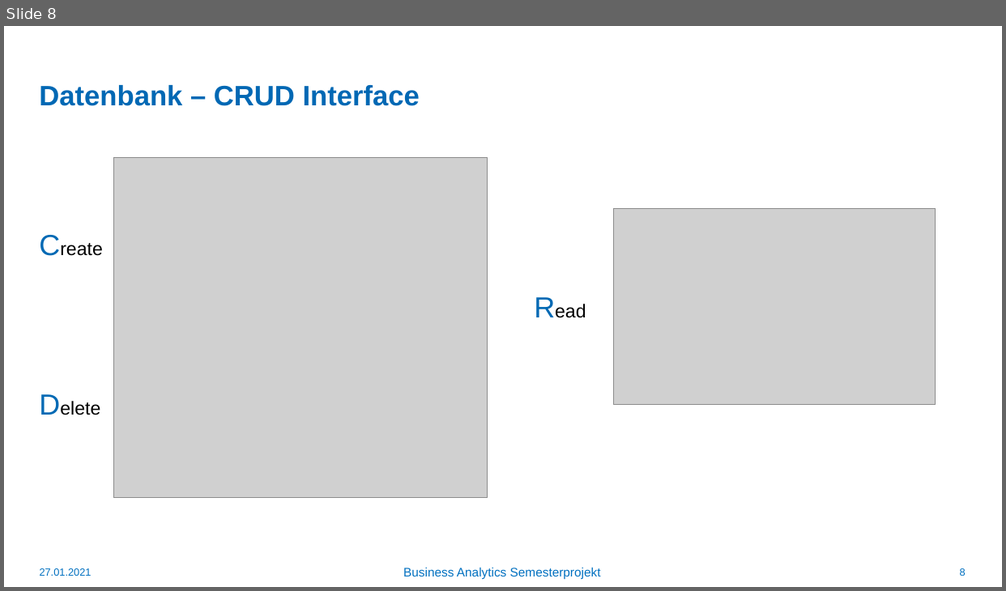
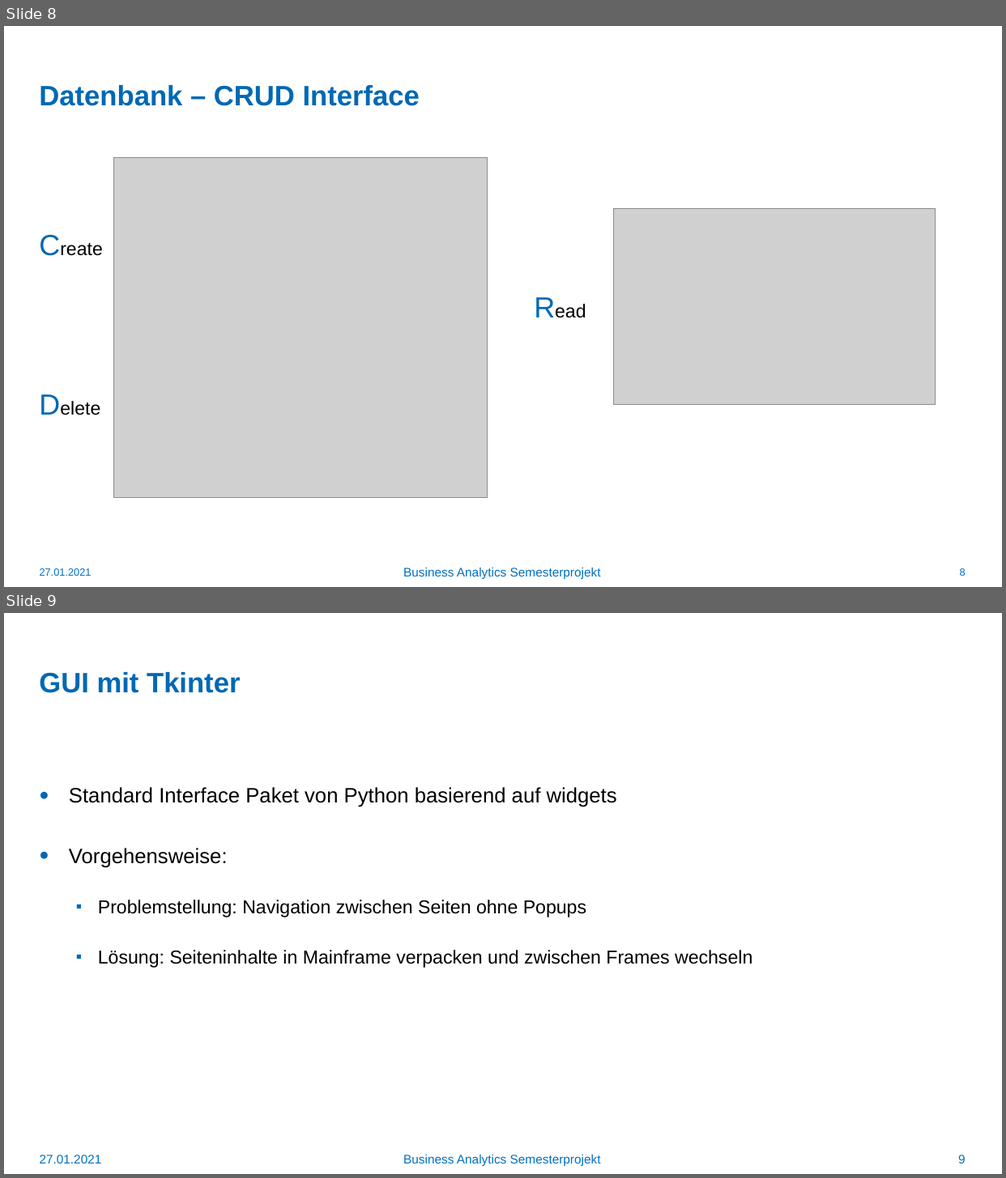
Before and after one commit to mxrdck/BuisnessAnalytics, a slide deck: Präsentation/BA_präsentation.pptx. Shown one above the other, each under a label of ours: slide 8 before the commit, slides 8 and 9 after it. The pictures are 1006x591 and 1006x1178 pixels, drawn with LibreOffice and Linux fonts; fonts in the diff are those of the drawing; grey boxes stand for pictures; background and template pictures are left out. Boxes give left, top, right and bottom in pixels: in the first picture for what was removed or moved away, otherwise in the second. Text is boxed around its words. In the diff, an @@ line names an element or a change of style, - is before the commit and + after.

```diff
--- a/Präsentation/BA_präsentation.pptx
+++ b/Präsentation/BA_präsentation.pptx
@@ slide 9 added at (4, 613, 1002, 1174), background #FFFFFF @@
@@ title added at (39, 672, 240, 693), 27 pt, text #0068B4, bold @@
+GUI mit Tkinter
@@ text added at (69, 787, 752, 968), 18 pt, text #000000 @@
+● Standard Interface Paket von Python basierend auf widgets
+● Vorgehensweise:
+  ▪ Problemstellung: Navigation zwischen Seiten ohne Popups
+  ▪ Lösung: Seiteninhalte in Mainframe verpacken und zwischen Frames wechseln
@@ text added at (40, 1155, 102, 1164), 12 pt, text #0070C0 @@
+27.01.2021
@@ text added at (403, 1155, 601, 1166), 12 pt, text #0070C0 @@
+Business Analytics Semesterprojekt
@@ page number added at (958, 1155, 965, 1164), 12 pt, text #0070C0 @@
+9
```
Also in this commit, not shown: 1 slide changed, 10 other slides added.
